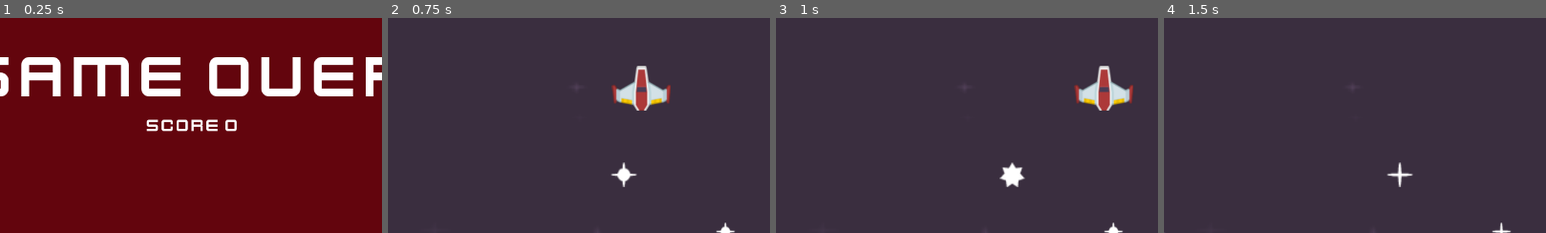
Above: before the commit, frames 1-4 (left to right).
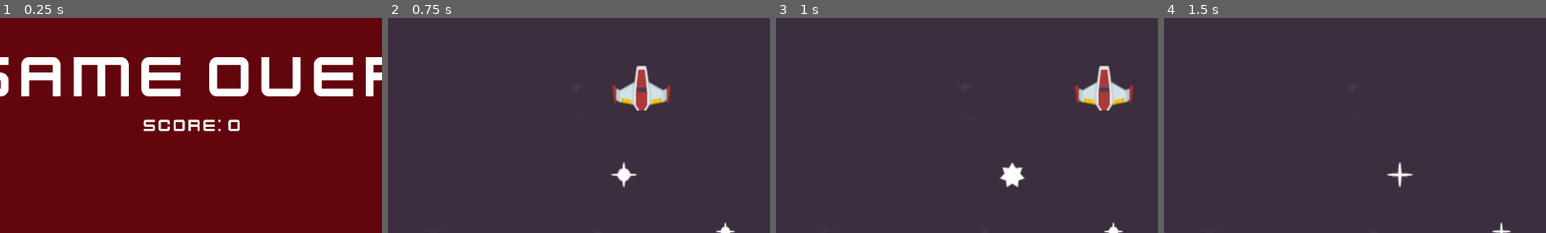
Above: after the commit, the same moments.

Repository: AbdulqadirQ/godot-tut
Game: Godot game, scene res://scenes/game_over.tscn
Two runs of this game, one before a commit and one after it. Both use one fixed random seed, a clock stepped at 60 frames per second and the inputs below. This scene is started directly instead of the project's main scene.
Inputs (mouse positions are % of the whole screen's width and height, from its top left):
- Up to frame 1 (0.25 s): no input
- Up to frame 2 (0.75 s): tap Space (continue) at 0.5, 0.6 s; move the mouse to (72, 45) at 0.52 s; hold D (right) from 0.53 s (still down)
- Up to frame 3 (1 s): keep holding D (right)
- Up to frame 4 (1.5 s): move the mouse to (30, 55) at 1.27 s; release D (right) at 1.28 s; hold S (down) from 1.28 s (still down); click (30, 55) at 1.35 s
The pictures show only the part of the screen within x 25-75%, y 34-84%; the shares and areas given below are measured in that part.

The runs differ from the first frame. In frame 1, 0.8% of the frame differs, in the area x 37-63%, y 47-53%; in frame 2, nothing differs; in frame 3, nothing differs; in frame 4, nothing differs.

Commit message:
Use global script for updating score

Diff:
--- /dev/null
+++ b/global/global.gd
@@ -0,0 +1,3 @@
+extends Node
+
+var score := 0
--- a/project.godot
+++ b/project.godot
@@ -14,6 +14,10 @@
 run/main_scene="res://scenes/level.tscn"
 config/features=PackedStringArray("4.2", "Forward Plus")
 config/icon="res://icon.svg"
+
+[autoload]
+
+Global="*res://global/global.gd"
 
 [display]
 
--- a/scenes/game_over.gd
+++ b/scenes/game_over.gd
@@ -2,6 +2,9 @@
 
 var level_scene: PackedScene = load("res://scenes/level.tscn")
 
+func _ready():
+	$CenterContainer/VBoxContainer/Label2.text = $CenterContainer/VBoxContainer/Label2.text + str(Global.score)
+
 func _process(delta):
 	if Input.is_action_just_pressed("continue"):
 		get_tree().change_scene_to_packed(level_scene)
--- a/scenes/game_over.tscn
+++ b/scenes/game_over.tscn
@@ -43,7 +43,7 @@
 layout_mode = 2
 theme_override_fonts/font = ExtResource("1_4gxje")
 theme_override_font_sizes/font_size = 30
-text = "Score 0"
+text = "Score: "
 horizontal_alignment = 1
 
 [node name="MarginContainer" type="MarginContainer" parent="."]
--- a/ui.gd
+++ b/ui.gd
@@ -17,3 +17,4 @@
 func _on_score_timer_timeout():
 	time_elapsed += 1
 	$MarginContainer/Label.text = str(time_elapsed)
+	Global.score = time_elapsed
